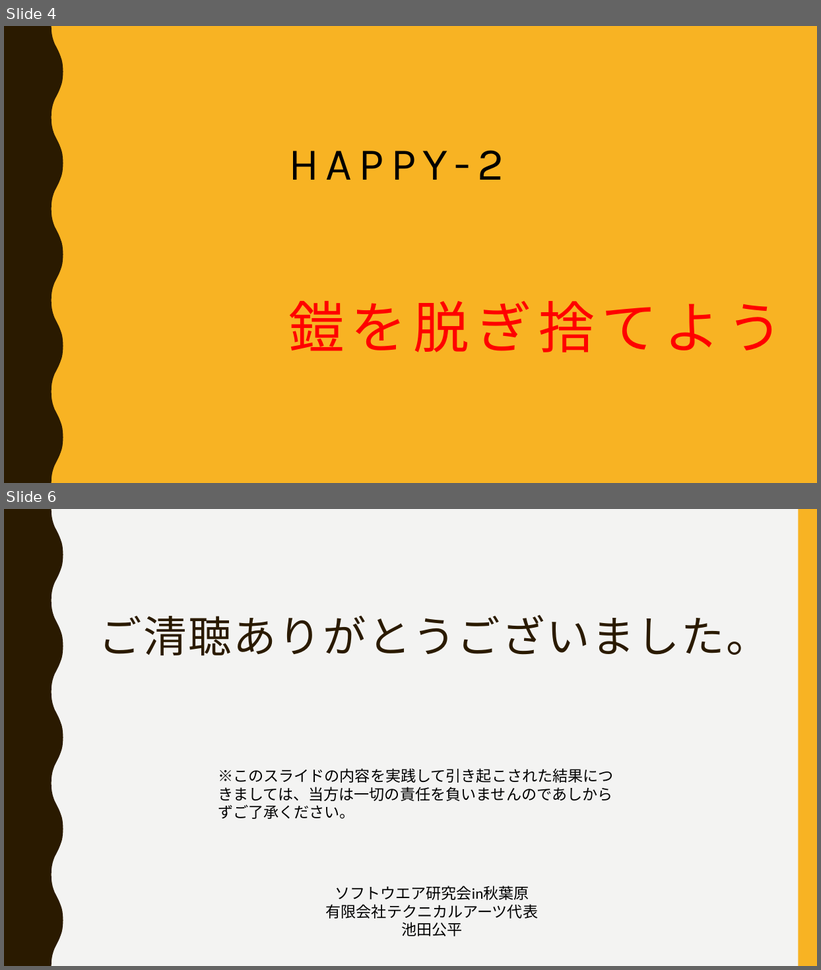
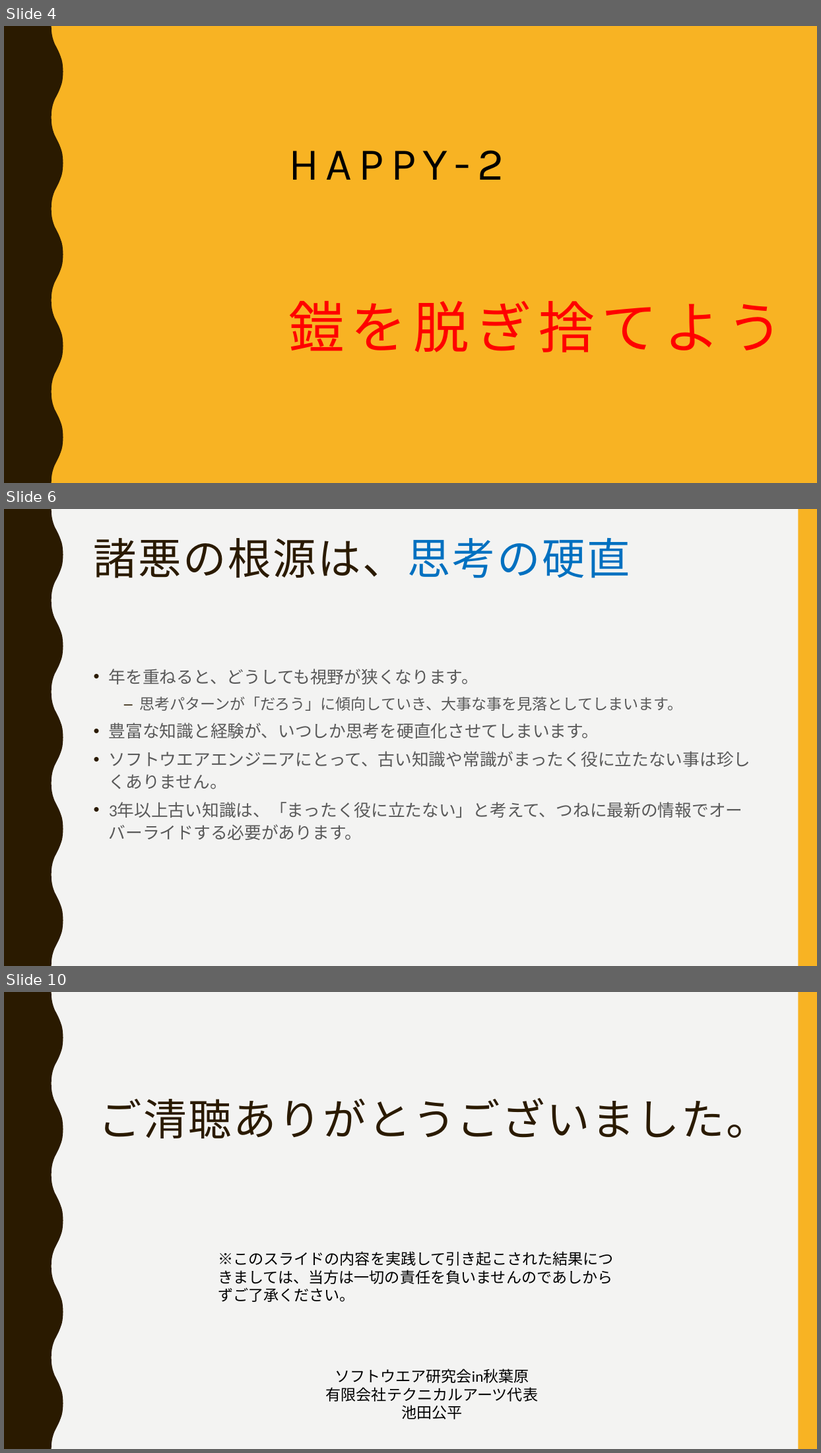
Before and after one commit to ssa-study/documents, a slide deck: HappyEngineer_part2.pptx. Shown one above the other, each under a label of ours: slides 4 and 6 before the commit, slides 4, 6 and 10 after it; the slides between them are not shown. The pictures are 821x970 and 821x1453 pixels, drawn with LibreOffice and Linux fonts; fonts in the diff are those of the drawing. Boxes give left, top, right and bottom in pixels: in the first picture for what was removed or moved away, otherwise in the second. Text is boxed around its words. In the diff, an @@ line names an element or a change of style, - is before the commit and + after.

```diff
--- a/HappyEngineer_part2.pptx
+++ b/HappyEngineer_part2.pptx
@@ slide 6 added at <box>4,509,817,966</box>, background #F3F3F2; not listed: 2 template elements that a slide beside it also shows @@
@@ title added at <box>94,538,630,578</box>, 51 pt, text #2A1A00 @@
+諸悪の根源は、思考の硬直
@@ text added at <box>109,669,751,840</box>, 20 pt, text #595959 @@
+• 年を重ねると、どうしても視野が狭くなります。
+  – 思考パターンが「だろう」に傾向していき、大事な事を見落としてしまいます。
+• 豊富な知識と経験が、いつしか思考を硬直化させてしまいます。
+• ソフトウエアエンジニアにとって、古い知識や常識がまったく役に立たない事は珍しくありません。
+• 3年以上古い知識は、「まったく役に立たない」と考えて、つねに最新の情報でオーバーライドする必要があります。
@@ what was slide 6 is now slide 10 @@
```
Also in this commit, not shown: 3 slides changed, 3 other slides added, 2 other files.
